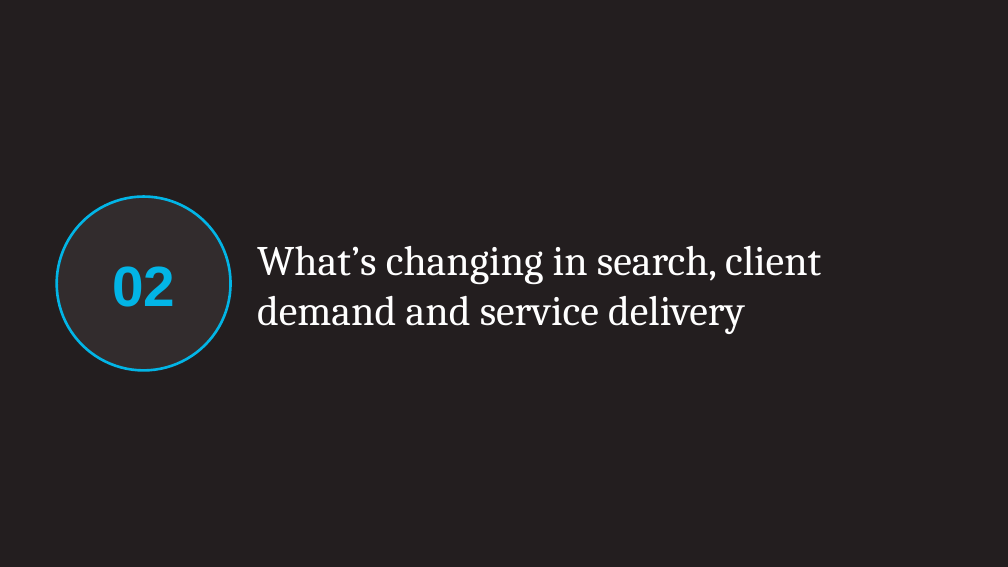
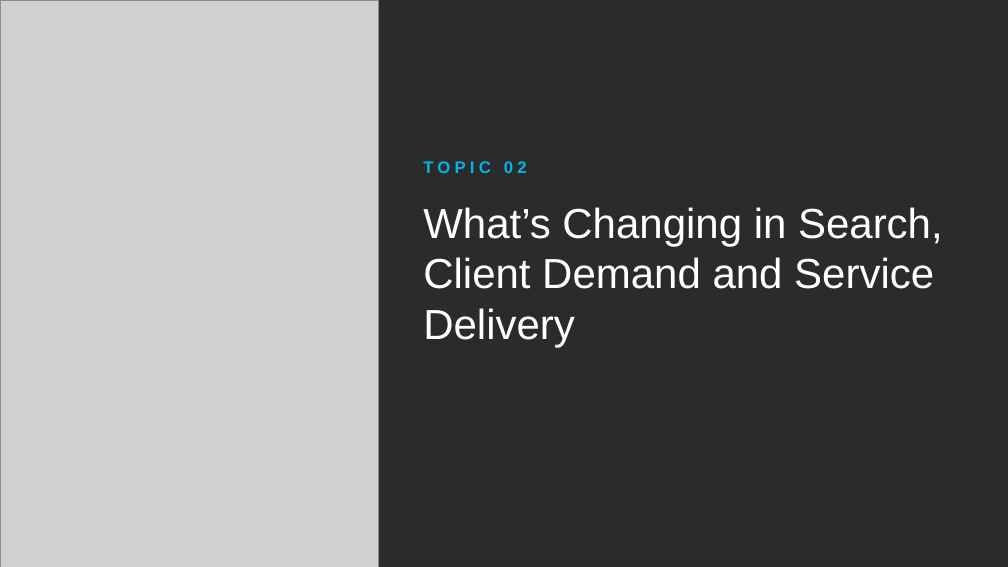
Before and after one commit to ynnahilary/hennessey, a slide deck: slide 7 of webinars/2026-11-05/november_webinar_deck.pptx. Drawn at 1008x567 pixels with LibreOffice and Linux fonts; fonts in the diff are those of the drawing; grey boxes stand for pictures; background and template pictures are left out; a plain dark background stands for a picture behind light text. Boxes give left, top, right and bottom in pixels: in the first picture for what was removed or moved away, otherwise in the second. Text is boxed around its words. In the diff, an @@ line names an element or a change of style, - is before the commit and + after.

```diff
--- a/webinars/2026-11-05/november_webinar_deck.pptx
+++ b/webinars/2026-11-05/november_webinar_deck.pptx
@@ background #231E1F to picture (left out) @@
@@ picture added at bbox=[0, 0, 378, 567] @@
@@ text at bbox=[423, 161, 527, 173]: text changed; size 54 to 16 pt @@
-02
+TOPIC 02
@@ ellipse removed at bbox=[57, 197, 231, 371] @@
@@ title at bbox=[423, 207, 943, 347]: text changed; font Cambria to Arial @@
-What’s changing in search, client demand and service delivery
+What’s Changing in Search, Client Demand and Service Delivery
@@ title "What’s Changing in Search, Client ..." at bbox=[423, 207, 943, 347]: vertical alignment middle to top @@
```
Also in this commit, not shown: 13 other slides changed, 4 other files.
